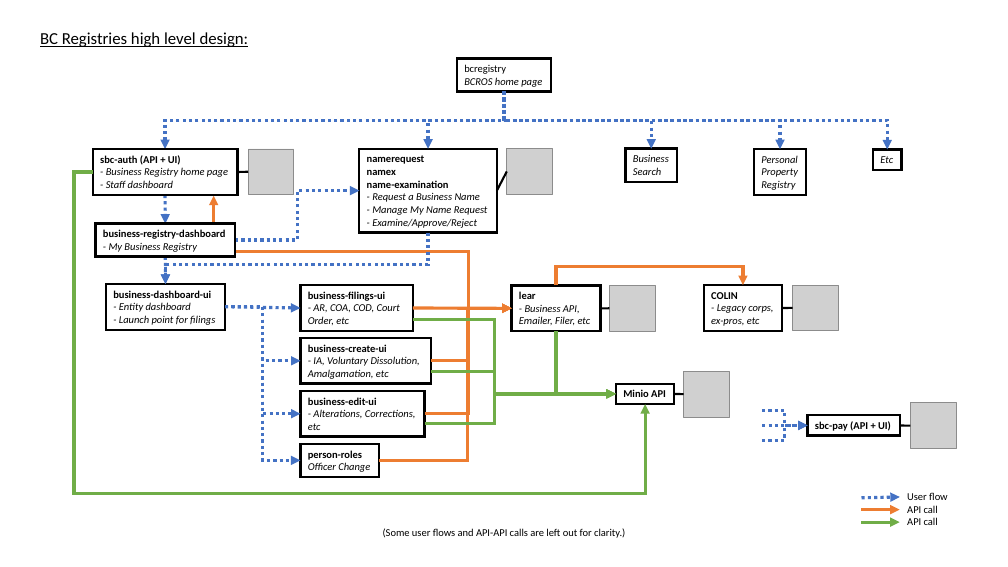
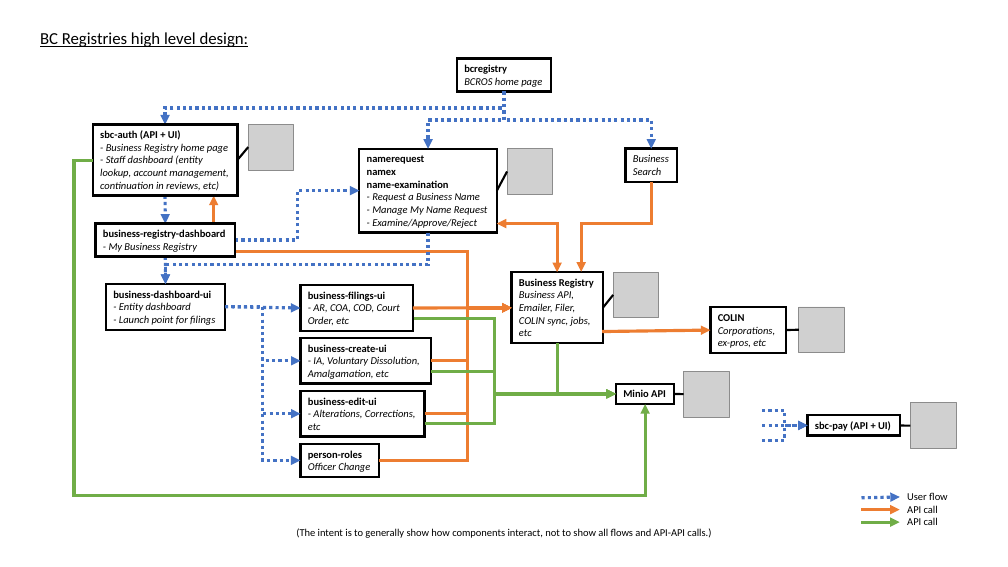
Before and after one commit to bcgov/entity, a slide deck: slide 1 of docs/diagrams/source/app hierarchy.pptx. Drawn at 1008x567 pixels with LibreOffice and Linux fonts; fonts in the diff are those of the drawing; grey boxes stand for pictures. Boxes give left, top, right and bottom in pixels: in the first picture for what was removed or moved away, otherwise in the second. Text is boxed around its words. In the diff, an @@ line names an element or a change of style, - is before the commit and + after.

Commit message:
- added Business API diagram

```diff
--- a/docs/diagrams/source/app hierarchy.pptx
+++ b/docs/diagrams/source/app hierarchy.pptx
@@ text in rectangle at [464,64,507,74]: bold on in "bcregistry" @@
@@ elbow arrow moved from (504, 91) - (165, 149) to (504, 91) - (165, 125) @@
@@ elbow arrow removed from (504, 92) to (780, 149) @@
@@ elbow arrow removed from (504, 91) to (888, 150) @@
@@ rectangle "sbc-auth (API + UI)": place and size @@
-rectangle "sbc-auth (API + UI)" at [93,149,237,195]
+rectangle "sbc-auth (API + UI)" at [93,125,237,196]
@@ line moved from (237, 172) - (248, 172) to (237, 160) - (248, 147) @@
@@ picture: place and size @@
-picture at [248,149,293,194]
+picture at [248,124,293,169]
@@ rectangle removed at [754,149,806,195] @@
-Personal
-Property
-Registry
@@ elbow arrow moved from (93, 172) - (645, 405) to (93, 160) - (645, 405) @@
@@ text in rectangle at [100,155,228,191]: text changed @@
-- Staff dashboard
+- Staff dashboard (entity lookup, account management, continuation in reviews, etc)
@@ rectangle removed at [873,150,902,170] @@
-Etc
@@ elbow arrow added from (651, 181) to (582, 271), #ED7D31 3 pt @@
@@ elbow double arrow added from (497, 224) to (557, 272), #ED7D31 3 pt @@
@@ elbow arrow removed from (556, 286) to (743, 285) @@
@@ rectangle "Business Registry": place and size @@
-rectangle "Business Registry" at [512,286,601,332]
+rectangle "Business Registry" at [512,272,603,343]
@@ text in rectangle at [519,278,594,336]: text changed @@
-lear
-- Business API,
-Emailer, Filer, etc
+Business Registry
+Business API,
+Emailer, Filer,
+COLIN sync, jobs,
+etc
@@ line moved from (600, 309) - (609, 309) to (603, 308) - (613, 295) @@
@@ picture: place and size @@
-picture at [609,286,655,331]
+picture at [613,272,659,318]
@@ elbow arrow (379, 461) - (512, 308): route changed @@
@@ elbow arrow (414, 318) - (616, 394): route changed @@
@@ elbow arrow (425, 414) - (512, 308): route changed @@
@@ elbow arrow (432, 361) - (512, 308): route changed @@
@@ rectangle "COLIN": place and size @@
-rectangle "COLIN" at [704,285,783,331]
+rectangle "COLIN" at [711,307,786,353]
@@ text in rectangle at [718,327,775,336]: text changed @@
-- Legacy corps,
+Corporations,
@@ picture: place and size @@
-picture at [793,285,839,330]
+picture at [799,307,845,352]
@@ elbow arrow moved from (556, 331) - (616, 394) to (557, 343) - (616, 394) @@
@@ arrow added from (603, 332) to (711, 330), #ED7D31 3 pt @@
@@ line moved from (783, 308) - (793, 308) to (786, 330) - (799, 330) @@
@@ text at [296,528,711,538]: text changed @@
-(Some user flows and API-API calls are left out for clarity.)
+(The intent is to generally show how components interact, not to show all flows and API-API calls.)
```
Also in this commit, not shown: 3 other files.
